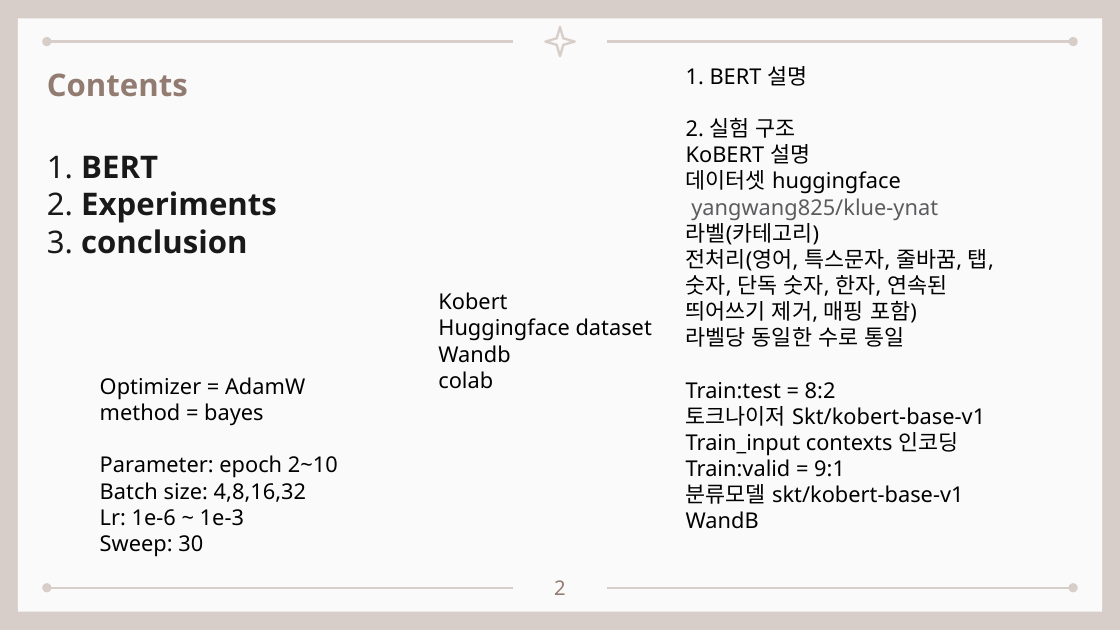
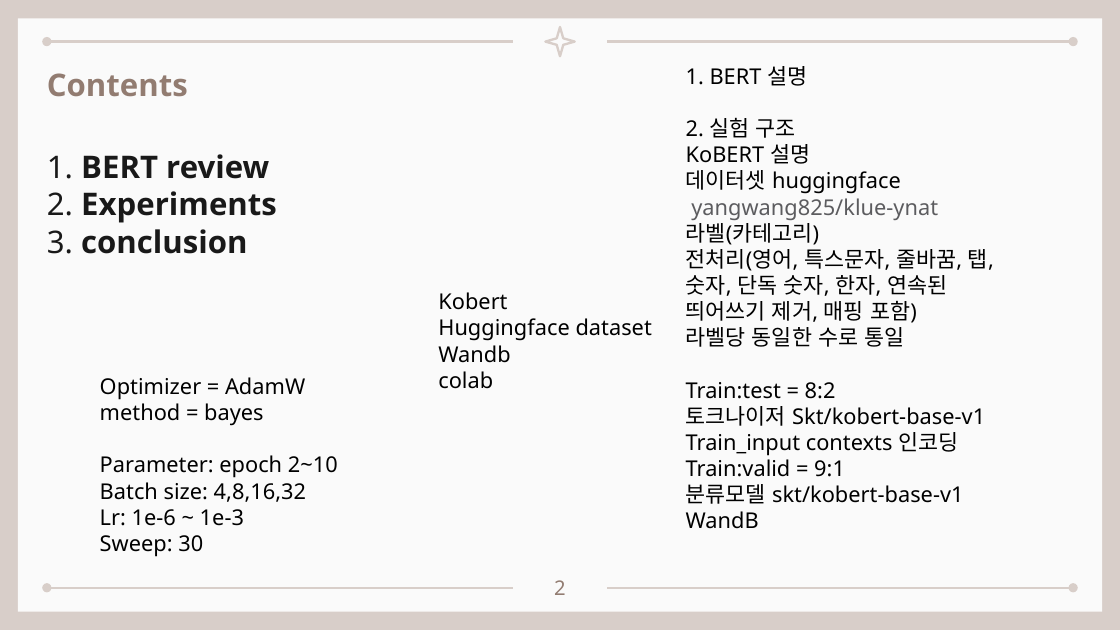
Before and after one commit to seungdeng/DELab, a slide deck: slide 2 of PPT/DSLab_이승건_BERT멘토링발표.pptx. Drawn at 1120x630 pixels with LibreOffice and Linux fonts; fonts in the diff are those of the drawing. Boxes give left, top, right and bottom in pixels: in the first picture for what was removed or moved away, otherwise in the second. Text is boxed around its words. In the diff, an @@ line names an element or a change of style, - is before the commit and + after.

```diff
--- a/PPT/DSLab_이승건_BERT멘토링발표.pptx
+++ b/PPT/DSLab_이승건_BERT멘토링발표.pptx
@@ text at <box>47,154,269,179</box>: text changed @@
-1. BERT
+1. BERT review
```
Also in this commit, not shown: 5 other slides changed, 6 slides added, 9 slides removed.
